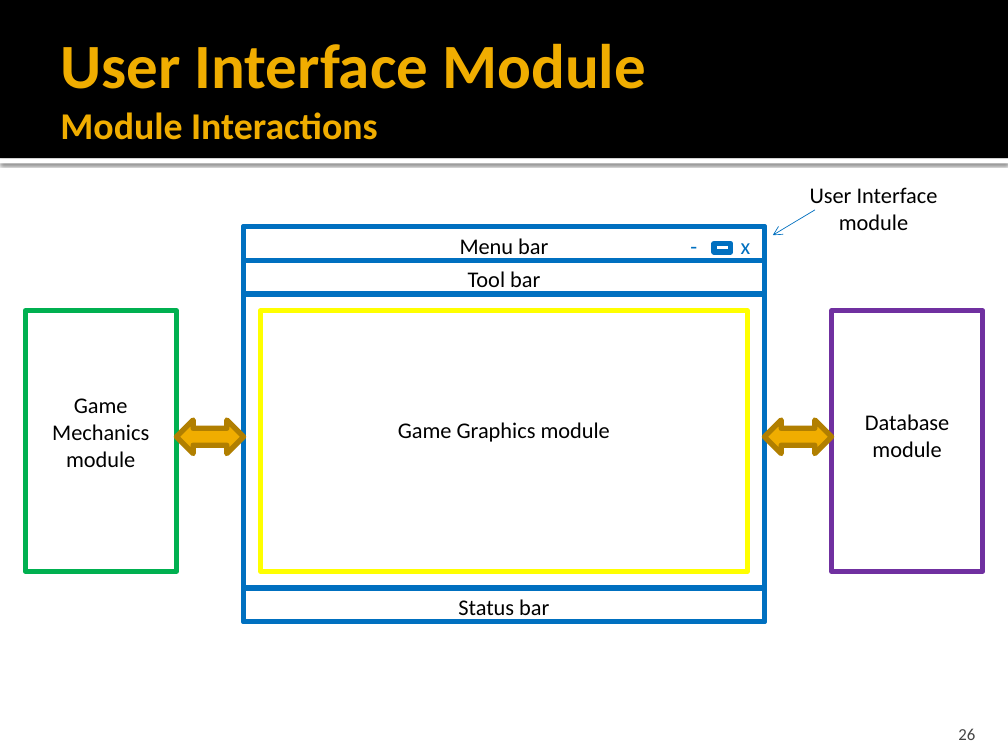
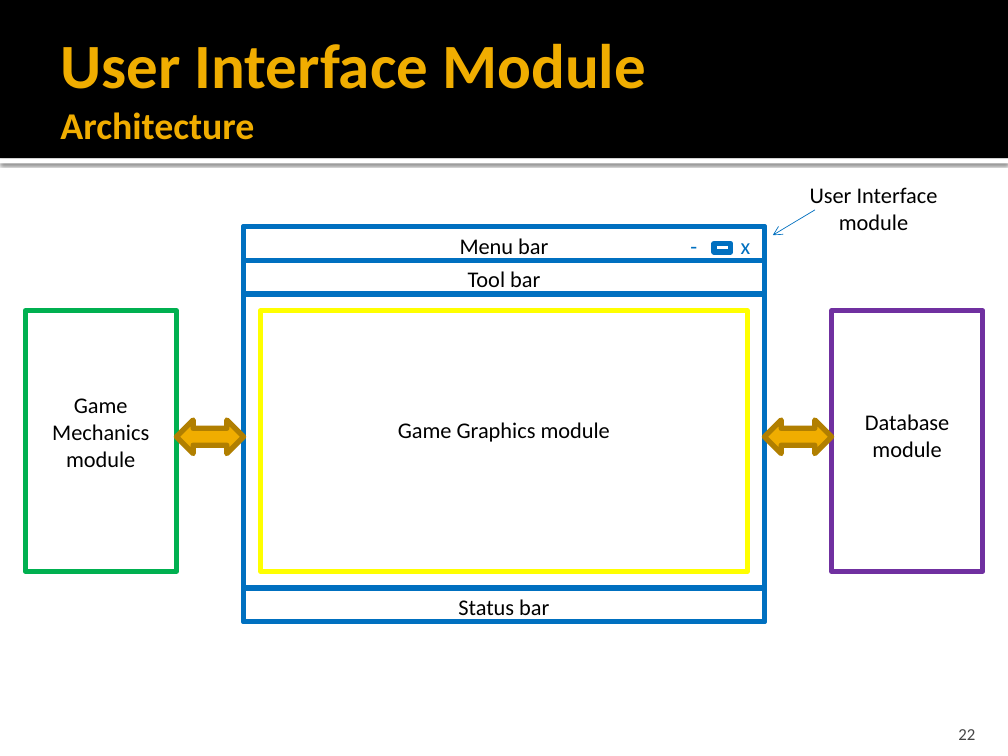
Before and after one commit to idxExtropy/duel-reality, a slide deck: slide 22 of Docs/DUEL REALITY .pptx (slide 26 before the commit). Drawn at 1008x756 pixels with LibreOffice and Linux fonts; fonts in the diff are those of the drawing. Boxes give left, top, right and bottom in pixels: in the first picture for what was removed or moved away, otherwise in the second. Text is boxed around its words. In the diff, an @@ line names an element or a change of style, - is before the commit and + after.

```diff
--- a/Docs/DUEL REALITY .pptx
+++ b/Docs/DUEL REALITY .pptx
@@ title at (60, 43, 646, 140): text changed @@
-User Interface Module
-Module Interactions
+User Interface Module
+Architecture
@@ page number at (958, 729, 975, 740): text changed @@
-26
+22
```
Also in this commit, not shown: 5 other slides changed, 3 slides added, 4 slides removed, 16 other files.
